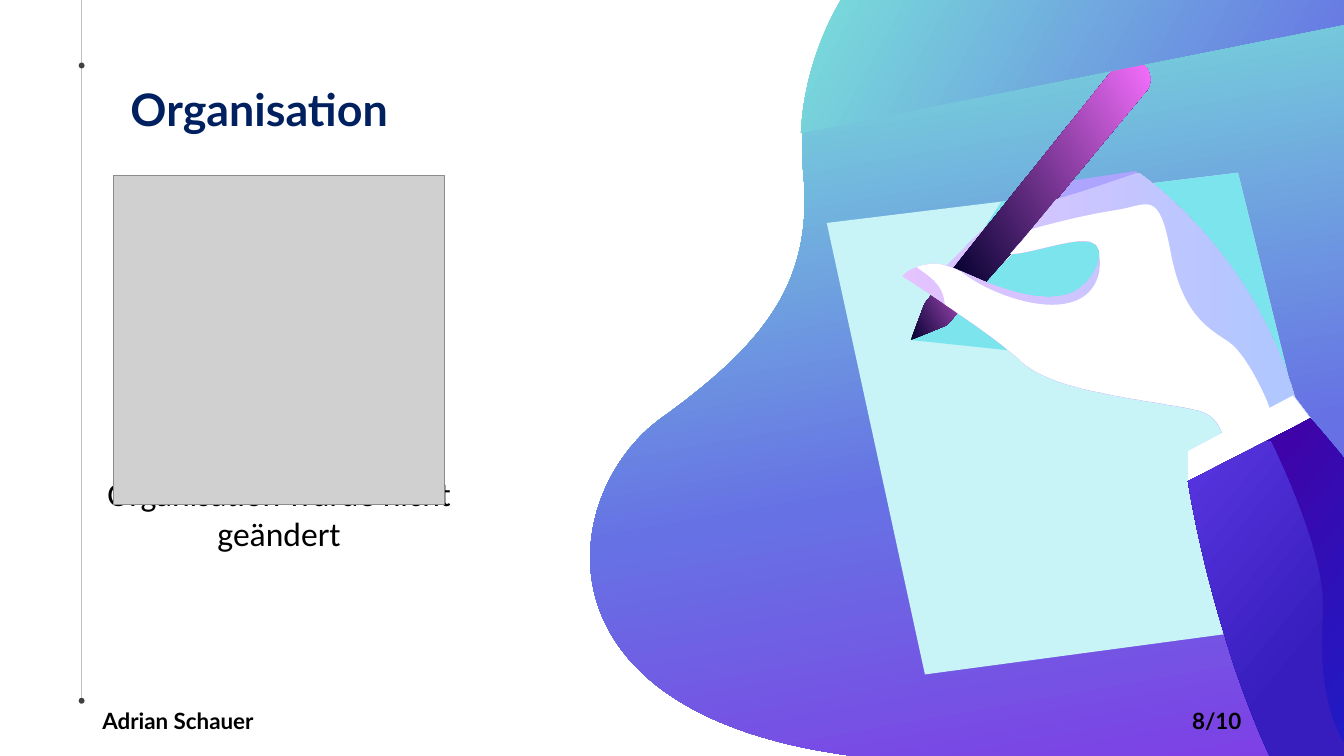
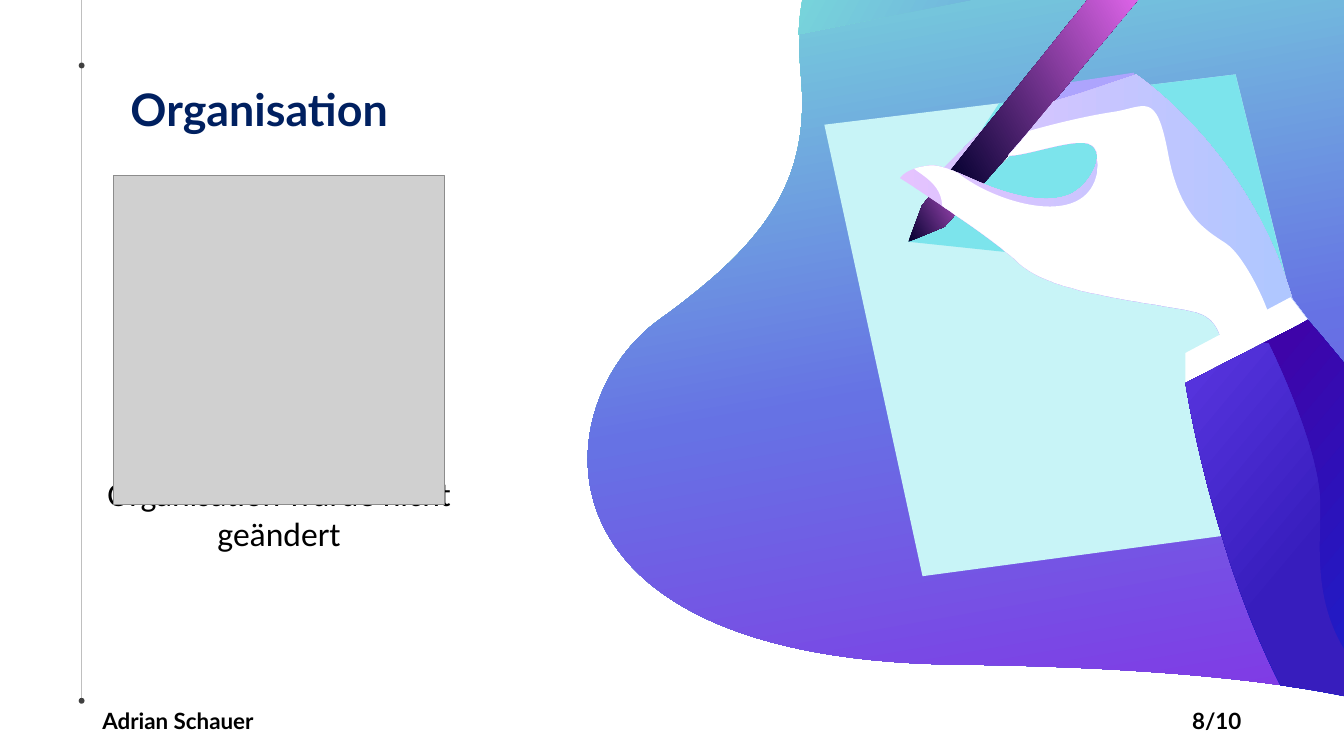
Before and after one commit to LuckyForce/ShareList, a slide deck: slide 8 of documents/T3-ShareList-Statusbericht_v1.0.pptx. Drawn at 1344x756 pixels with LibreOffice and Linux fonts; fonts in the diff are those of the drawing; grey boxes stand for pictures. Boxes give left, top, right and bottom in pixels: in the first picture for what was removed or moved away, otherwise in the second. Text is boxed around its words. In the diff, an @@ line names an element or a change of style, - is before the commit and + after.

```diff
--- a/documents/T3-ShareList-Statusbericht_v1.0.pptx
+++ b/documents/T3-ShareList-Statusbericht_v1.0.pptx
@@ freeform shape at bbox=[518, 0, 1344, 756]: outline redrawn @@
@@ 7 freeform shapes: place and size @@
-7 freeform shapes at bbox=[911, 57, 1344, 756]
+7 freeform shapes at bbox=[908, 0, 1344, 756]
@@ freeform shape: place and size @@
-freeform shape at bbox=[827, 172, 1344, 675]
+freeform shape at bbox=[825, 75, 1344, 577]
@@ freeform shape: place and size @@
-freeform shape at bbox=[902, 172, 1344, 756]
+freeform shape at bbox=[900, 75, 1344, 756]
@@ freeform shape: place and size @@
-freeform shape at bbox=[911, 172, 1290, 379]
+freeform shape at bbox=[908, 75, 1287, 281]
@@ 3 freeform shapes: place and size @@
-3 freeform shapes at bbox=[775, 0, 1344, 279]
+3 freeform shapes at bbox=[773, 0, 1344, 181]
```
Also in this commit, not shown: 8 other slides changed, 1 other file.
